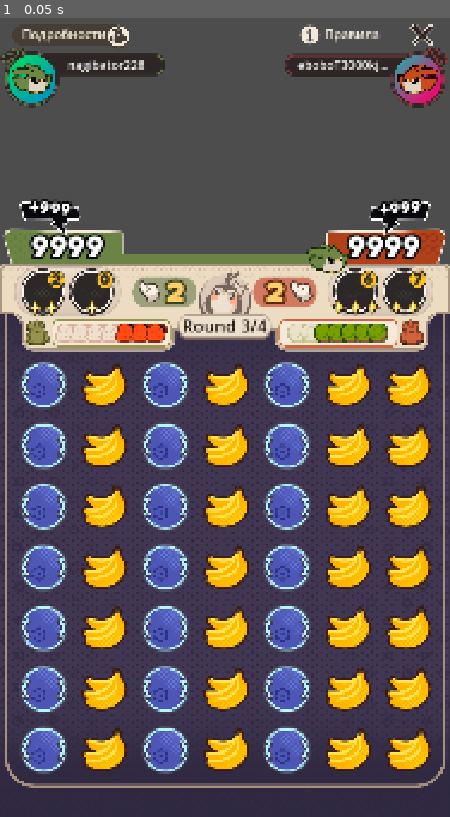
Above: before the commit, frame 1.
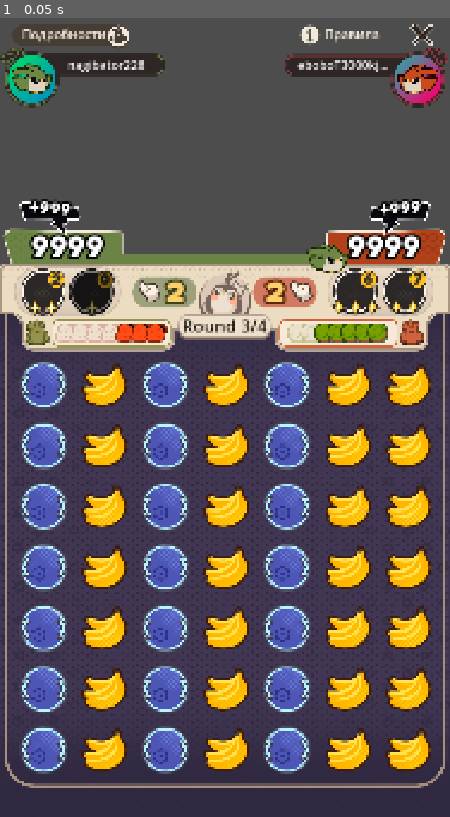
Above: after the commit, the same moment.

Repository: kakachaDev/origami-battle-godot
Game: Godot game, scene res://Assets/Scenes/game.tscn
The game is run twice, just before and just after one commit, with the same random seed, the same clock (stepped at 60 frames per second) and the same inputs. The project has no main scene, so this scene is started directly.
Inputs:
- Up to frame 1 (0.05 s): no input

The runs differ from the first frame. In frame 1, 0.2% of the frame differs, in the area x 15-25%, y 31-38%.

Commit message:
Refactor SkillData to proper .tres resources, add count-based disable logic
- Remove enum/const from SkillData.gd — clean Resource with skill_name, description, icon
- Add 8 SkillData .tres files in Assets/Resources/Skills/ with correct texture UIDs
- ActiveSkillBase: disabled=true and modulate=#7b7b7b when count==0, restored when count>0
- ActiveSkillBase: _update_visuals now calls _update_count as well

Diff:
--- /dev/null
+++ b/Assets/Resources/Skills/Baloon.tres
@@ -0,0 +1,10 @@
+[gd_resource type="SkillData" load_steps=3 format=3 uid="uid://dskilbaloon1a"]
+
+[ext_resource type="Script" path="res://Assets/Scripts/SkillData.gd" id="1_script"]
+[ext_resource type="Texture2D" uid="uid://lrlmgag4xscw" path="res://Assets/Sprites/Skills/SkillIcons/Baloon.png" id="2_icon"]
+
+[resource]
+script = ExtResource("1_script")
+skill_name = "Baloon"
+description = ""
+icon = ExtResource("2_icon")
--- /dev/null
+++ b/Assets/Resources/Skills/Botle.tres
@@ -0,0 +1,10 @@
+[gd_resource type="SkillData" load_steps=3 format=3 uid="uid://dskillbotle1a"]
+
+[ext_resource type="Script" path="res://Assets/Scripts/SkillData.gd" id="1_script"]
+[ext_resource type="Texture2D" uid="uid://c32opqsx2gnv6" path="res://Assets/Sprites/Skills/SkillIcons/Botle.png" id="2_icon"]
+
+[resource]
+script = ExtResource("1_script")
+skill_name = "Botle"
+description = ""
+icon = ExtResource("2_icon")
--- /dev/null
+++ b/Assets/Resources/Skills/Cube.tres
@@ -0,0 +1,10 @@
+[gd_resource type="SkillData" load_steps=3 format=3 uid="uid://dskillcube01a"]
+
+[ext_resource type="Script" path="res://Assets/Scripts/SkillData.gd" id="1_script"]
+[ext_resource type="Texture2D" uid="uid://b0monntq2ijma" path="res://Assets/Sprites/Skills/SkillIcons/Cube.png" id="2_icon"]
+
+[resource]
+script = ExtResource("1_script")
+skill_name = "Cube"
+description = ""
+icon = ExtResource("2_icon")
--- /dev/null
+++ b/Assets/Resources/Skills/Flower.tres
@@ -0,0 +1,10 @@
+[gd_resource type="SkillData" load_steps=3 format=3 uid="uid://dskilflower1a"]
+
+[ext_resource type="Script" path="res://Assets/Scripts/SkillData.gd" id="1_script"]
+[ext_resource type="Texture2D" uid="uid://gdxu5sbkn13r" path="res://Assets/Sprites/Skills/SkillIcons/Flower.png" id="2_icon"]
+
+[resource]
+script = ExtResource("1_script")
+skill_name = "Flower"
+description = ""
+icon = ExtResource("2_icon")
--- /dev/null
+++ b/Assets/Resources/Skills/Hammer40k.tres
@@ -0,0 +1,10 @@
+[gd_resource type="SkillData" load_steps=3 format=3 uid="uid://dskilhamm401a"]
+
+[ext_resource type="Script" path="res://Assets/Scripts/SkillData.gd" id="1_script"]
+[ext_resource type="Texture2D" uid="uid://b7p0hng2wx8uw" path="res://Assets/Sprites/Skills/SkillIcons/Hammer40k.png" id="2_icon"]
+
+[resource]
+script = ExtResource("1_script")
+skill_name = "Hammer40k"
+description = ""
+icon = ExtResource("2_icon")
--- /dev/null
+++ b/Assets/Resources/Skills/Hand.tres
@@ -0,0 +1,10 @@
+[gd_resource type="SkillData" load_steps=3 format=3 uid="uid://dskillhand01a"]
+
+[ext_resource type="Script" path="res://Assets/Scripts/SkillData.gd" id="1_script"]
+[ext_resource type="Texture2D" uid="uid://dk1osimvxvc2i" path="res://Assets/Sprites/Skills/SkillIcons/Hand.png" id="2_icon"]
+
+[resource]
+script = ExtResource("1_script")
+skill_name = "Hand"
+description = ""
+icon = ExtResource("2_icon")
--- /dev/null
+++ b/Assets/Resources/Skills/Lube.tres
@@ -0,0 +1,10 @@
+[gd_resource type="SkillData" load_steps=3 format=3 uid="uid://dskilllube01a"]
+
+[ext_resource type="Script" path="res://Assets/Scripts/SkillData.gd" id="1_script"]
+[ext_resource type="Texture2D" uid="uid://1f6chxldo56n" path="res://Assets/Sprites/Skills/SkillIcons/Lube.png" id="2_icon"]
+
+[resource]
+script = ExtResource("1_script")
+skill_name = "Lube"
+description = ""
+icon = ExtResource("2_icon")
--- /dev/null
+++ b/Assets/Resources/Skills/Sphere.tres
@@ -0,0 +1,10 @@
+[gd_resource type="SkillData" load_steps=3 format=3 uid="uid://dskilsphere1a"]
+
+[ext_resource type="Script" path="res://Assets/Scripts/SkillData.gd" id="1_script"]
+[ext_resource type="Texture2D" uid="uid://d13mlrasa5rk7" path="res://Assets/Sprites/Skills/SkillIcons/Sphere.png" id="2_icon"]
+
+[resource]
+script = ExtResource("1_script")
+skill_name = "Sphere"
+description = ""
+icon = ExtResource("2_icon")
--- a/Assets/Scripts/ActiveSkillBase.gd
+++ b/Assets/Scripts/ActiveSkillBase.gd
@@ -25,6 +25,7 @@
 		return
 	_update_icon()
 	_update_rank()
+	_update_count()
 
 func _update_icon() -> void:
 	var icon_node := get_node_or_null("Icon") as TextureRect
@@ -43,7 +44,12 @@
 		(stars[i] as TextureRect).visible = i < rank
 
 func _update_count() -> void:
+	if not is_node_ready():
+		return
 	var text_node := get_node_or_null("Count/Text") as Label
 	if text_node == null:
 		return
 	text_node.text = str(count)
+	var empty := count == 0
+	disabled = empty
+	modulate = Color("#7b7b7b") if empty else Color.WHITE
--- a/Assets/Scripts/SkillData.gd
+++ b/Assets/Scripts/SkillData.gd
@@ -2,33 +2,6 @@
 extends Resource
 class_name SkillData
 
-enum SkillType {
-	CUBE,
-	LUBE,
-	HAND,
-	BALOON,
-	BOTLE,
-	FLOWER,
-	HAMMER40K,
-	SPHERE,
-}
-
-const _ICON_PATHS: Dictionary = {
-	SkillType.CUBE: "res://Assets/Sprites/Skills/SkillIcons/Cube.png",
-	SkillType.LUBE: "res://Assets/Sprites/Skills/SkillIcons/Lube.png",
-	SkillType.HAND: "res://Assets/Sprites/Skills/SkillIcons/Hand.png",
-	SkillType.BALOON: "res://Assets/Sprites/Skills/SkillIcons/Baloon.png",
-	SkillType.BOTLE: "res://Assets/Sprites/Skills/SkillIcons/Botle.png",
-	SkillType.FLOWER: "res://Assets/Sprites/Skills/SkillIcons/Flower.png",
-	SkillType.HAMMER40K: "res://Assets/Sprites/Skills/SkillIcons/Hammer40k.png",
-	SkillType.SPHERE: "res://Assets/Sprites/Skills/SkillIcons/Sphere.png",
-}
-
-@export var skill_type: SkillType = SkillType.CUBE:
-	set(value):
-		skill_type = value
-		icon = load(_ICON_PATHS[value])
-
 @export var skill_name: String = ""
 @export_multiline var description: String = ""
 @export var icon: Texture2D
